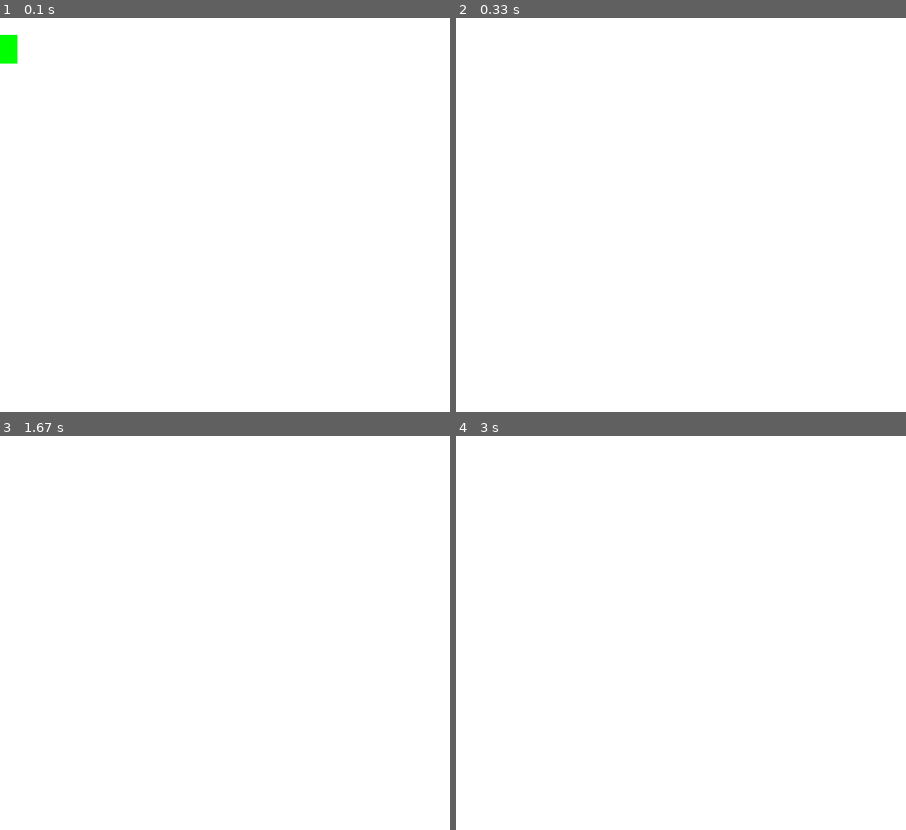
Above: before the commit, frames 1-4 (two rows, left to right).
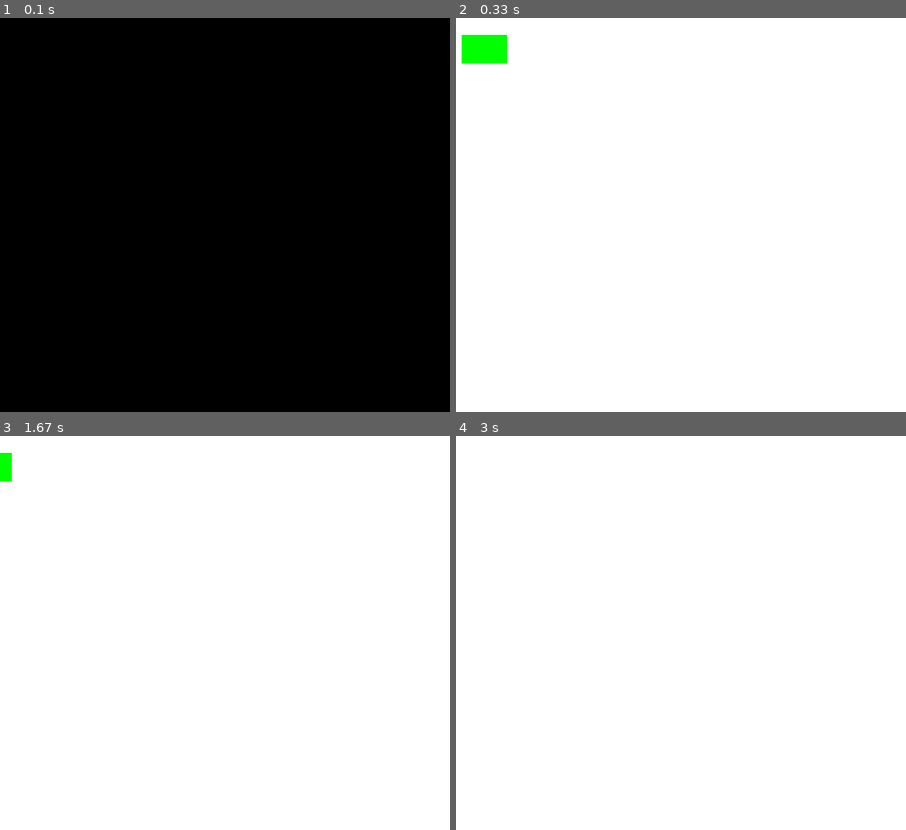
Above: after the commit, the same moments.

Repository: dradav97/TangramPygame
Game: pygame game, started from prueba_triangulo.py
Two runs of this game, one before a commit and one after it. Both use one fixed random seed, a clock stepped at 60 frames per second and the inputs below.
Inputs:
- Up to frame 1 (0.1 s): no input
- Up to frame 2 (0.33 s): no input
- Up to frame 3 (1.67 s): no input
- Up to frame 4 (3 s): no input

The runs differ from the first frame. In frame 1, 100% of the frame differs, in the area x 0-100%, y 0-100%; in frame 2, 0.7%; in frame 3, 0.2%; in frame 4, nothing differs.

Commit message:
arreglando error recurrente con la clase triangulo

Diff:
--- a/prueba_triangulo.py
+++ b/prueba_triangulo.py
@@ -39,7 +39,7 @@
     g = -0.00172
     #c.rotate(g)
 
-    clock.tick(80)
+    clock.tick(5)
 
     # Aqui dibujamos
     pygame.display.flip()
